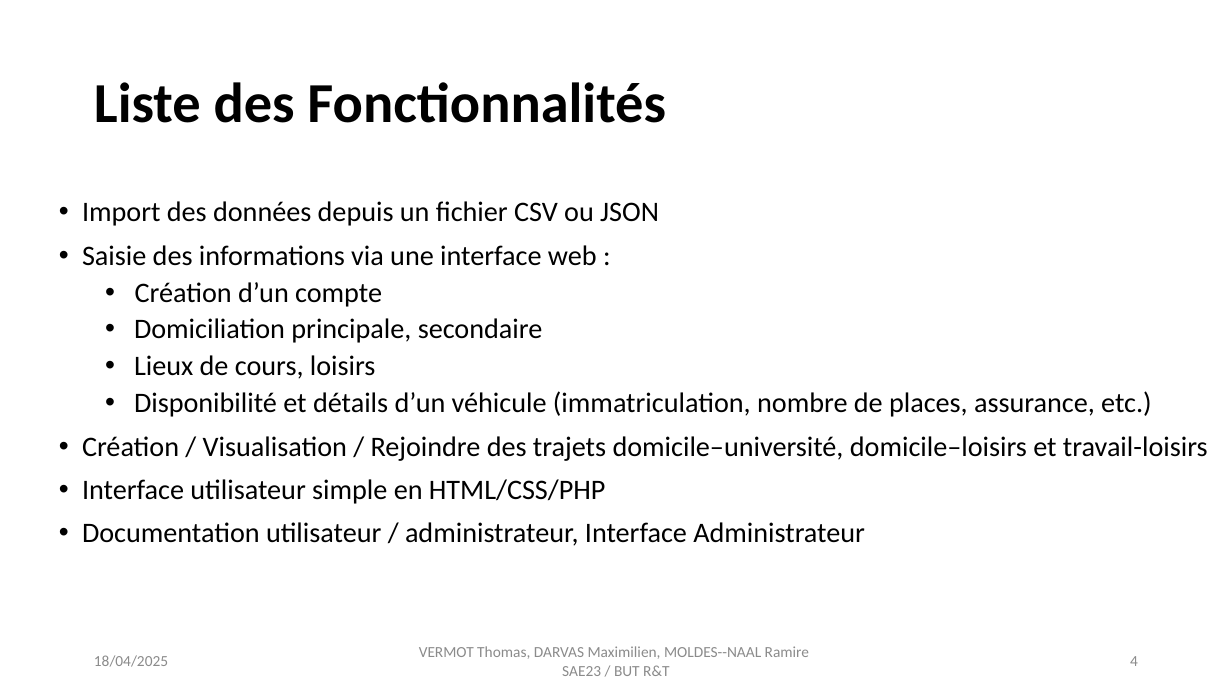
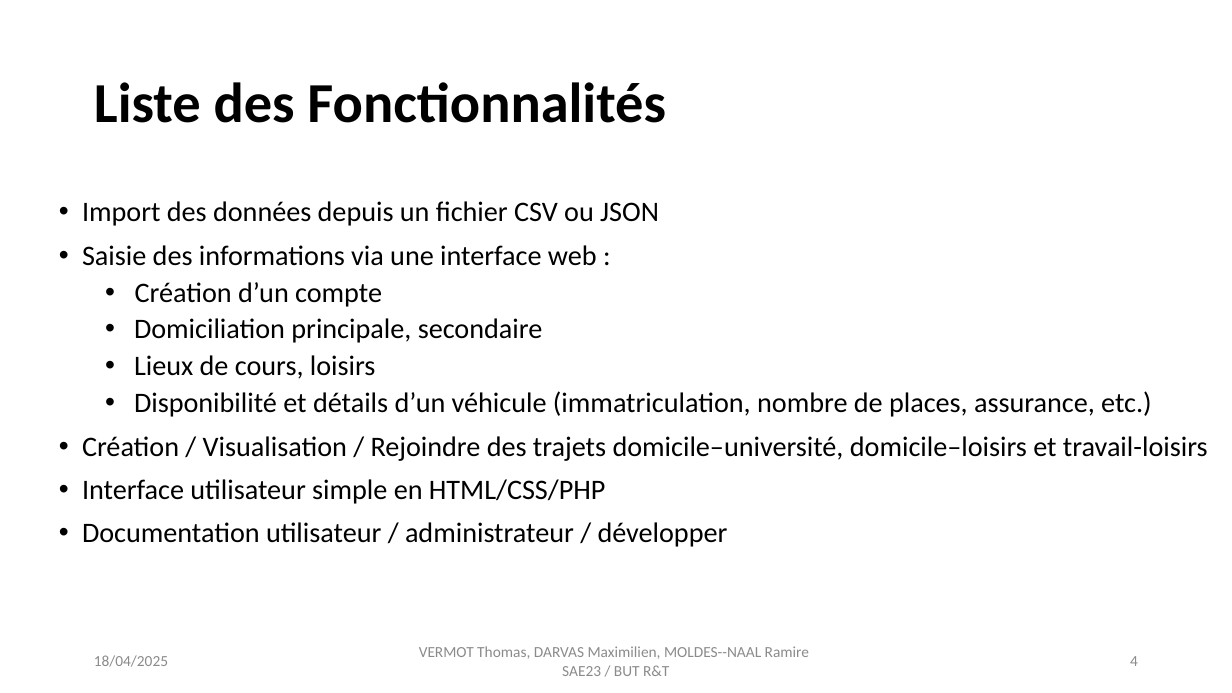
Before and after one commit to smaugue/SAE2.3, a slide deck: slide 4 of Présenation 2.3.pptx. Drawn at 1232x693 pixels with LibreOffice and Linux fonts; fonts in the diff are those of the drawing. Boxes give left, top, right and bottom in pixels: in the first picture for what was removed or moved away, otherwise in the second. Text is boxed around its words. In the diff, an @@ line names an element or a change of style, - is before the commit and + after.

```diff
--- a/Présenation 2.3.pptx
+++ b/Présenation 2.3.pptx
@@ text at [82,522,728,547]: text changed @@
-• Documentation utilisateur / administrateur, Interface Administrateur
+• Documentation utilisateur / administrateur / développer
```
Also in this commit, not shown: 8 other slides changed, 1 slide added.
